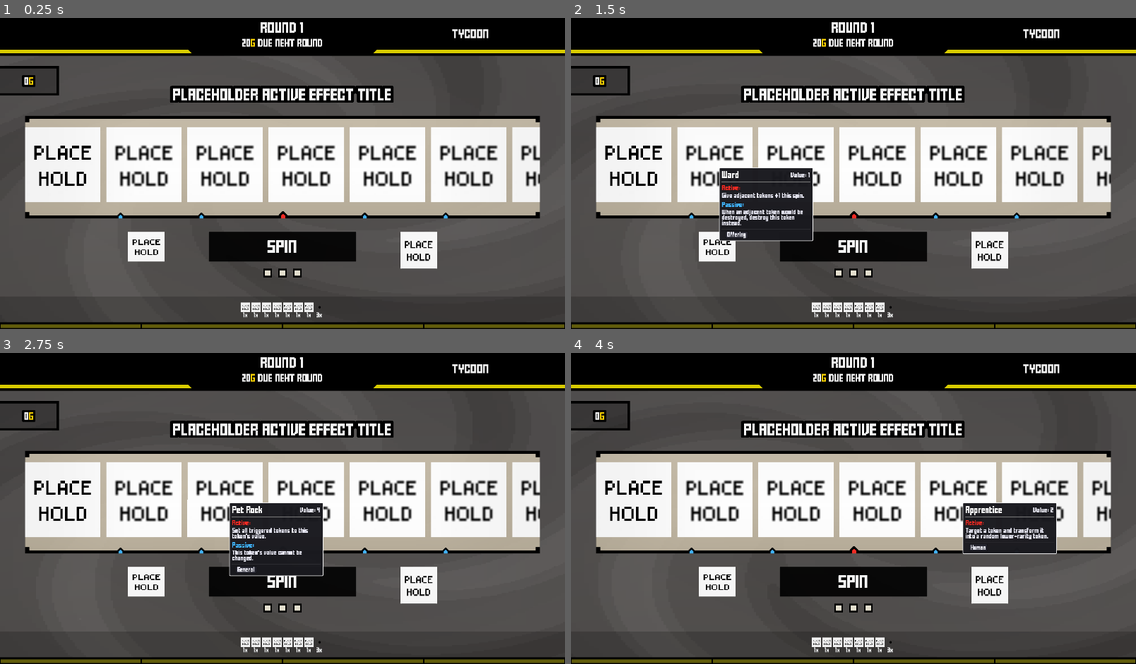
Above: before the commit, frames 1-4 (two rows, left to right).
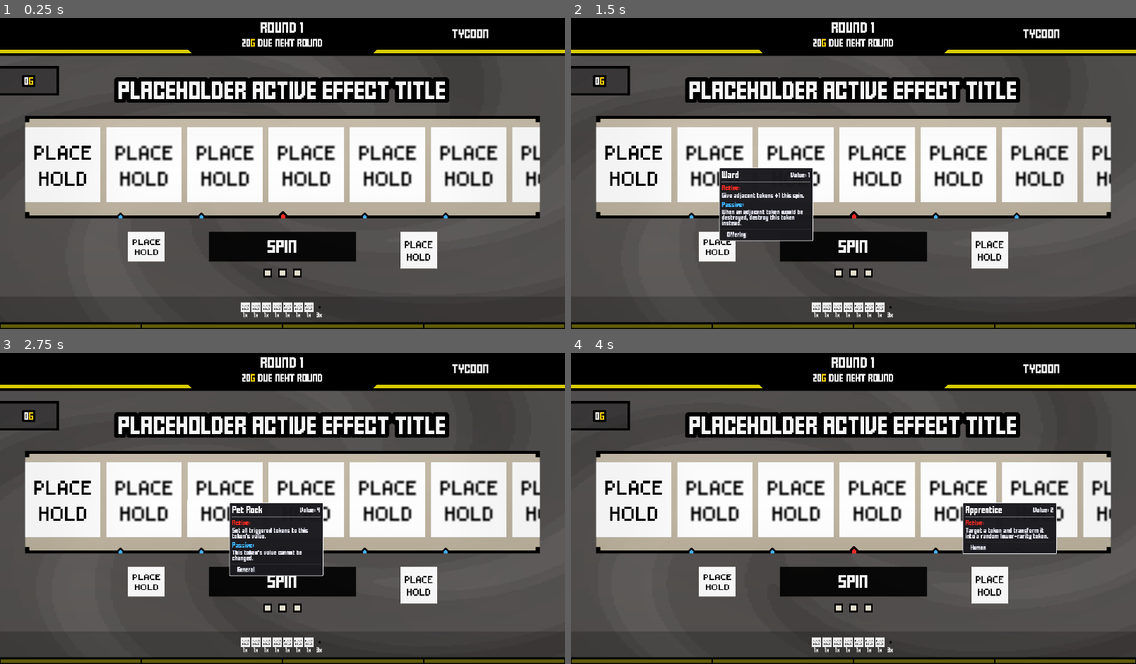
Above: after the commit, the same moments.

Repository: ZhelinWang/one-last-spin
Game: Godot game, scene res://main_ui.tscn
Same seed, same stepped clock (60 frames per second), same inputs: the game is played once before the commit and once after it.
Inputs (mouse positions are in pixels of both pictures, inside the frame that each line leads up to):
- Up to frame 1 (0.25 s): no input
- Up to frame 2 (1.5 s): click (633, 164) at 0.5 s; click (712, 164) at 1.27 s
- Up to frame 3 (2.75 s): click (226, 499) at 2.02 s
- Up to frame 4 (4 s): click (876, 499) at 2.77 s; click (960, 499) at 3.52 s

The runs differ from the first frame. In frame 1, 3.7% of the frame differs, in the area x 20-80%, y 19-28%; in frame 2, 3.7%; in frame 3, 3.7%; in frame 4, 3.7%.

Commit message:
added dimming feature of tooltip of inactive tokens

Diff:
--- a/coinManager.gd
+++ b/coinManager.gd
@@ -2104,13 +2104,7 @@
 	if title.strip_edges() == "":
 		title = str(winner)
 
-	var desc := ""
-	if winner != null and winner.has_method("get"):
-		var ad = winner.get("activeDescription")
-		if typeof(ad) == TYPE_STRING:
-			desc = String(ad).strip_edges()
-	if desc == "":
-		desc = "No active effect."
+	# Only show the active token name; omit description
 
 	var title_hex := "#f62c25"
 	if lbl is RichTextLabel:
@@ -2121,12 +2115,12 @@
 			if base_size <= 0:
 				base_size = 24
 			rtl.set_meta("__base_font_size", base_size)
-		var text := "[color=%s]%s:[/color] %s" % [title_hex, title.to_upper(), desc.to_upper()]
+		var text := "[color=%s]%s[/color]" % [title_hex, title.to_upper()]
 		rtl.bbcode_text = text
 		rtl.set_meta("__font_reduced", false)
 		call_deferred("_adjust_active_effect_label_font", rtl)
 	else:
-		_set_node_text(lbl, "%s\n%s" % [title.to_upper(), desc.to_upper()])
+		_set_node_text(lbl, "%s" % [title.to_upper()])
 
 func _resolve_active_effect_label() -> Node:
 	if _active_effect_label != null and is_instance_valid(_active_effect_label):
--- a/main_ui.tscn
+++ b/main_ui.tscn
@@ -279,6 +279,7 @@
 grow_vertical = 2
 
 [node name="bigSwirl" type="ColorRect" parent="background"]
+unique_name_in_owner = true
 material = SubResource("ShaderMaterial_4uoxc")
 layout_mode = 1
 anchors_preset = 15
@@ -486,8 +487,8 @@
 layout_mode = 2
 theme_override_colors/font_outline_color = Color(0, 0, 0, 1)
 theme_override_constants/line_separation = 30
-theme_override_constants/outline_size = 34
-theme_override_font_sizes/normal_font_size = 32
+theme_override_constants/outline_size = 50
+theme_override_font_sizes/normal_font_size = 48
 bbcode_enabled = true
 text = "PLACEHOLDER ACTIVE EFFECT TITLE"
 scroll_active = false
--- a/spinRoot.gd
+++ b/spinRoot.gd
@@ -252,7 +252,8 @@
 	else:
 		if spin_button.text == "":
 			spin_button.text = "Spin"
-		spin_button.tooltip_text = "Please wait..."
+			spin_button.tooltip_text = "Please wait..."
+
 
 func _is_spin_button_enabled() -> bool:
 	if not is_instance_valid(spin_button):
--- a/tooltipUI/tokenTooltip.gd
+++ b/tooltipUI/tokenTooltip.gd
@@ -3,6 +3,8 @@
 
 @export var pixel_font: FontFile   # Optional: assign a pixel/bitmap font in Inspector
 @export var base_only: bool = false
+# When true, dims the Active description to indicate it won't trigger (e.g., side slots during spin)
+@export var force_dim_active: bool = false
 @export var temp_gain_color: Color = Color8(80, 220, 80)
 @export var temp_loss_color: Color = Color8(220, 80, 80)
 
@@ -187,6 +189,8 @@
 	_active_desc_wrap.visible = has_active
 	if has_active:
 		_active_desc_label.text = String(data.activeDescription)
+		# Apply any requested dimming
+		set_dim_active(force_dim_active)
 	else:
 		_active_desc_label.text = ""
 
@@ -329,3 +333,13 @@
 	if get_parent():
 		get_parent().remove_child(self)
 	layer.add_child(self)
+
+# Public helper to update dimming dynamically (e.g., as spin phases progress)
+func set_dim_active(dim: bool) -> void:
+	force_dim_active = dim
+	if _active_desc_label == null:
+		return
+	if dim:
+		_active_desc_label.modulate = Color(0.6, 0.6, 0.68)
+	else:
+		_active_desc_label.modulate = Color(0.9, 0.9, 0.95)
--- a/tooltipUI/tooltipSpawner.gd
+++ b/tooltipUI/tooltipSpawner.gd
@@ -8,6 +8,7 @@
 var _highlight_token = null
 var _coin_mgr: Node = null
 var _connected_refresh := false
+var _dim_locked := false
 
 func _ready() -> void:
 	_owner_ctrl = get_parent() as Control
@@ -27,6 +28,7 @@
 		_position_tooltip()
 
 func _on_entered() -> void:
+	# Keep prior dim lock across hover enter; do not reset here
 	var data = null
 	if _owner_ctrl != null and _owner_ctrl.has_meta("token_data"):
 		data = _owner_ctrl.get_meta("token_data")
@@ -60,6 +62,12 @@
 		if _owner_ctrl != null and _owner_ctrl.has_meta("tooltip_base_only"):
 			base_only = bool(_owner_ctrl.get_meta("tooltip_base_only"))
 		(tooltip_node as TokenTooltipView).base_only = base_only
+		# Apply initial dim state for triggered-but-non-winner slots (spinner only)
+		var dim_now := _compute_dim_for_owner()
+		if dim_now:
+			_dim_locked = true
+		(tooltip_node as TokenTooltipView).force_dim_active = dim_now
+		(tooltip_node as TokenTooltipView).set_dim_active(dim_now)
 
 	_tooltip = tooltip_node
 	_overlay_root.add_child(_tooltip)
@@ -81,6 +89,7 @@
 
 func _on_exited() -> void:
 	_disconnect_highlight_refresh()
+	# Do not reset _dim_locked on hover exit; we recompute/clear it only when state changes
 	if _coin_mgr == null:
 		_coin_mgr = get_node_or_null("/root/coinManager")
 	if _coin_mgr != null and _coin_mgr.has_method("stop_effect_highlight_for_token") and _highlight_token != null:
@@ -126,6 +135,42 @@
 		return
 	if _coin_mgr.has_method("start_effect_highlight_for_token"):
 		_coin_mgr.call("start_effect_highlight_for_token", _highlight_token)
+	# Also keep the tooltip's dim state in sync across spin phases
+	if is_instance_valid(_tooltip) and _tooltip is TokenTooltipView:
+		var dim_now := _compute_dim_for_owner()
+		if dim_now:
+			_dim_locked = true
+		var desired := dim_now or _dim_locked
+		(_tooltip as TokenTooltipView).force_dim_active = desired
+		(_tooltip as TokenTooltipView).set_dim_active(desired)
+
+func _compute_dim_for_owner() -> bool:
+	# Grey out Active when hovering a triggered-but-non-winner slot (±2 around center, excluding center).
+	# Inventory items should not be affected (no spinRoot ancestor).
+	var sr: Node = _owner_ctrl
+	while sr != null and sr.name != "spinRoot":
+		sr = sr.get_parent()
+	if sr == null:
+		return false
+	var slots = sr.get("slots_hbox") if (sr as Object).has_method("get") else null
+	if slots == null or not (slots is Node):
+		slots = sr.get_node_or_null("spinner/spinnerTilesMargin/scrollContainer/slotsHBox")
+	if slots == null or not (slots is HBoxContainer):
+		return false
+	var kids: Array = (slots as HBoxContainer).get_children()
+	# Resolve which slot this owner belongs to: walk up until the direct child of slots_hbox
+	var owner_node: Node = _owner_ctrl
+	var slot_ancestor: Node = null
+	while owner_node != null and owner_node.get_parent() != null:
+		if owner_node.get_parent() == slots:
+			slot_ancestor = owner_node
+			break
+		owner_node = owner_node.get_parent()
+	var idx: int = kids.find(slot_ancestor if slot_ancestor != null else _owner_ctrl)
+	var center_idx: int = int(sr.get("_last_winning_slot_idx")) if (sr as Object).has_method("get") else -1
+	if idx == -1 or center_idx < 0:
+		return false
+	return abs(idx - center_idx) <= 2 and idx != center_idx
 
 func _position_tooltip() -> void:
 	if not is_instance_valid(_tooltip):
